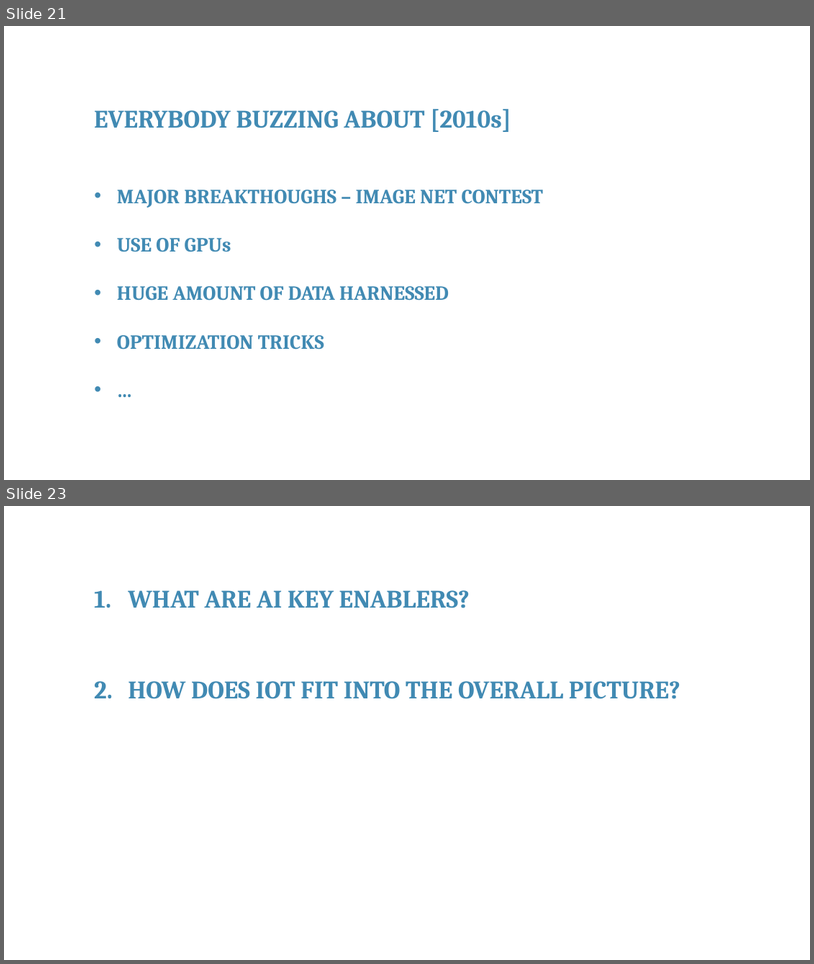
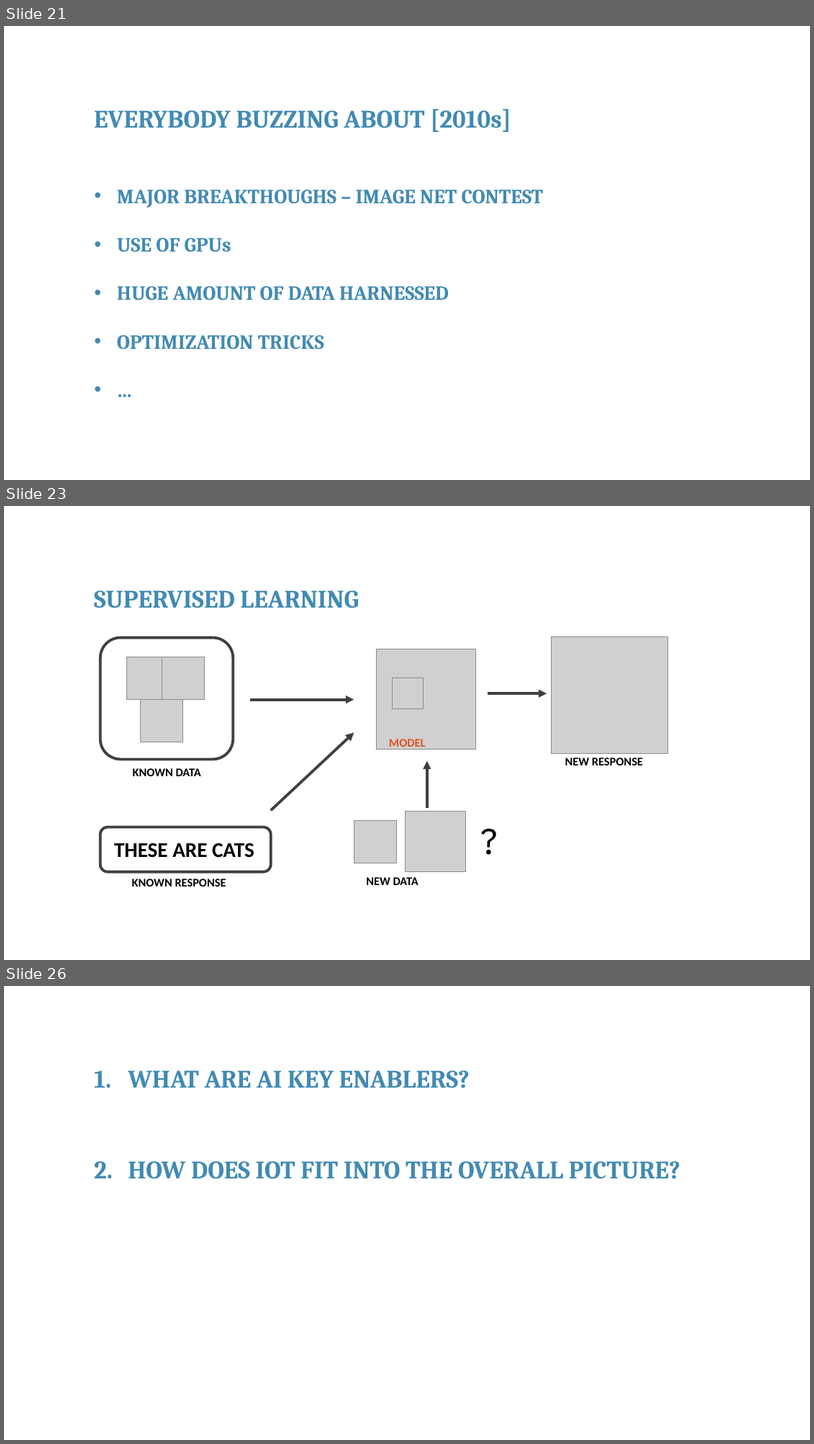
Before and after one commit to franckalbinet/itu-eaco-zanzibar-12-2018, a slide deck: presentations/session-4-intro-to-ai.pptx. Shown one above the other, each under a label of ours: slides 21 and 23 before the commit, slides 21, 23 and 26 after it; the slides between them are not shown. The pictures are 814x964 and 814x1444 pixels, drawn with LibreOffice and Linux fonts; fonts in the diff are those of the drawing; grey boxes stand for pictures; background and template pictures are left out. Boxes give left, top, right and bottom in pixels: in the first picture for what was removed or moved away, otherwise in the second. Text is boxed around its words. In the diff, an @@ line names an element or a change of style, - is before the commit and + after.

```diff
--- a/presentations/session-4-intro-to-ai.pptx
+++ b/presentations/session-4-intro-to-ai.pptx
@@ slide 23 added at [4,506,810,960], background #FFFFFF @@
@@ text added at [94,590,359,608], 30 pt, text #418AB3, bold @@
+SUPERVISED LEARNING
@@ rounded rectangle added at [100,637,233,759], outline #404040 3.25 pt @@
@@ picture added at [376,649,476,749] @@
@@ picture added at [551,636,669,754] @@
@@ picture added at [127,657,169,700] @@
@@ picture added at [162,657,204,700] @@
@@ picture added at [392,678,423,708] @@
@@ picture added at [141,700,183,742] @@
@@ arrow added from (250, 700) to (354, 700), #404040 3.25 pt @@
@@ arrow added from (488, 693) to (548, 693), #404040 3.25 pt @@
@@ arrow added from (271, 811) to (354, 732), #404040 3.25 pt @@
@@ text added at [389,739,426,750], 14 pt, text #DF5327, bold @@
+MODEL
@@ arrow added from (427, 808) to (427, 761), #404040 3.25 pt @@
@@ text added at [566,757,643,765], 14 pt, text #000000, bold @@
+NEW RESPONSE
@@ text added at [133,768,201,776], 14 pt, text #000000, bold @@
+KNOWN DATA
@@ rounded rectangle added at [100,826,271,871], outline #404040 3.25 pt @@
@@ picture added at [354,820,396,862] @@
@@ picture added at [405,811,466,872] @@
@@ text added at [476,813,516,865], 45 pt, text #000000 @@
+?
@@ text added at [114,843,255,857], 25 pt, text #000000, bold @@
+THESE ARE CATS
@@ text added at [132,878,226,886], 14 pt, text #000000, bold @@
+KNOWN RESPONSE
@@ text added at [366,877,419,885], 14 pt, text #000000, bold @@
+NEW DATA
@@ what was slide 23 is now slide 26 @@
```
Also in this commit, not shown: 6 slides changed, 3 other slides added, 1 slide removed, 1 other file.
